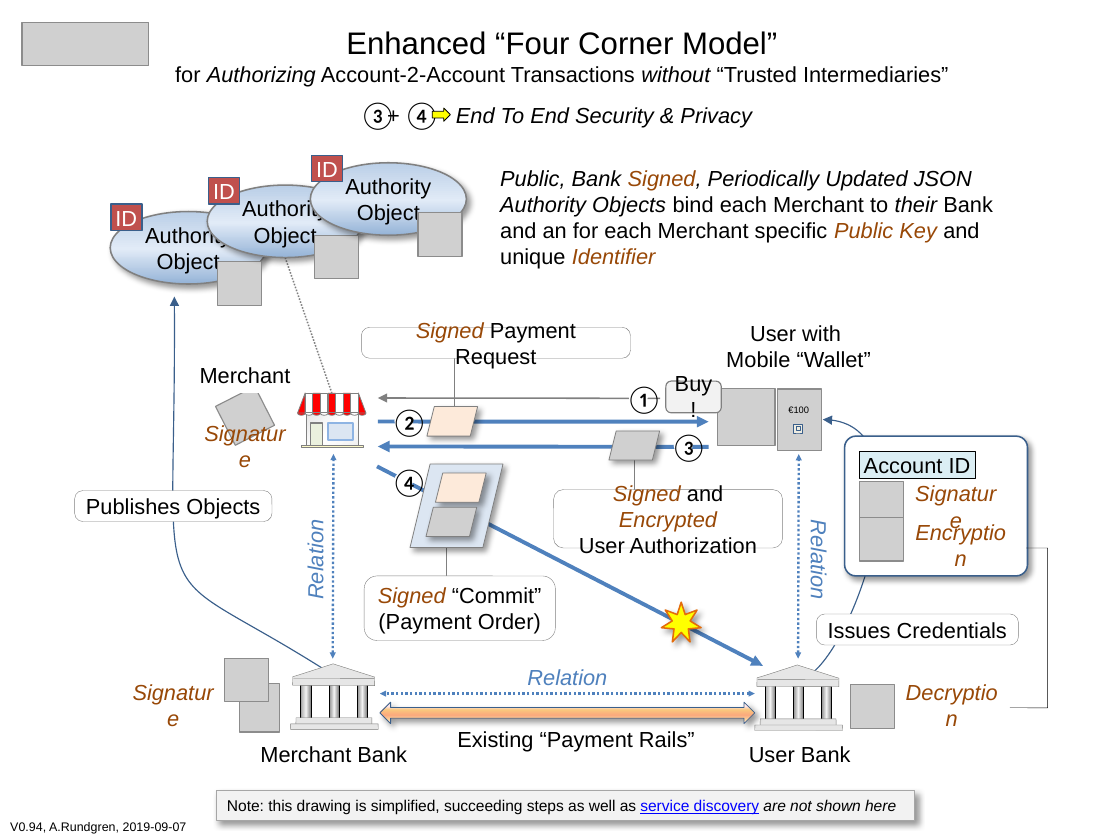
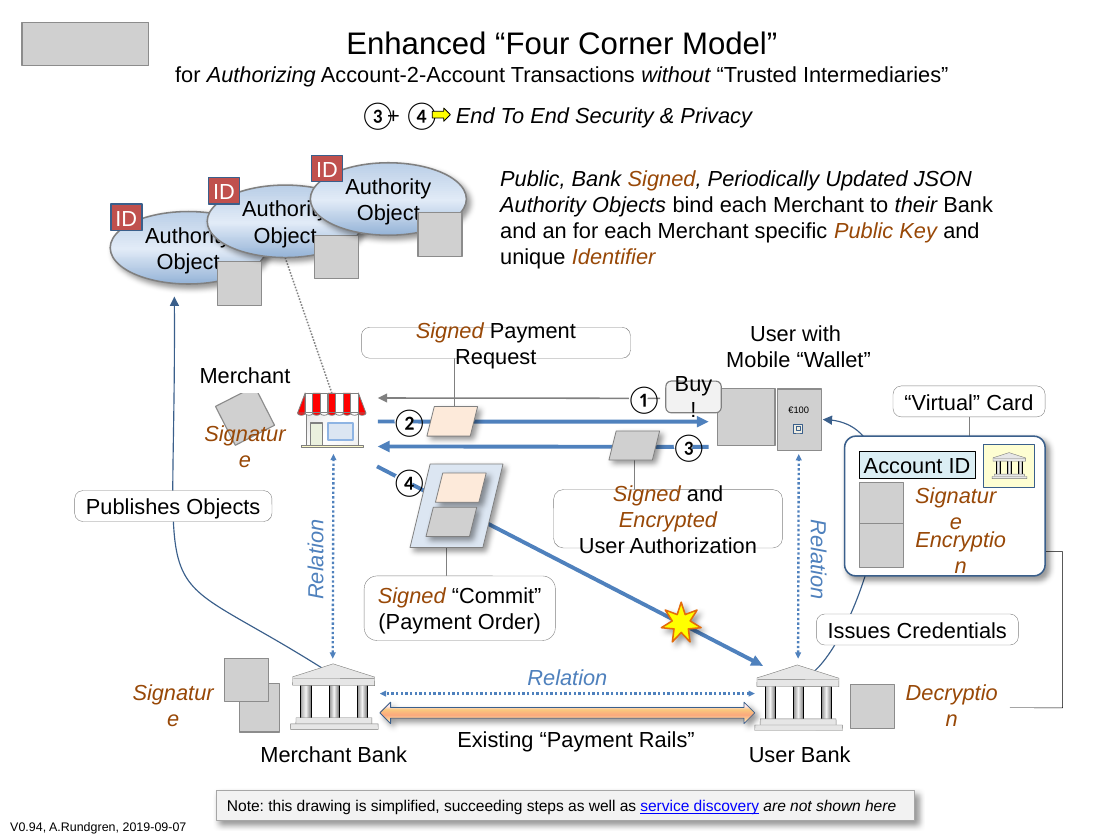
Before and after one commit to cyberphone/doc, a slide deck: slide 1 of saturn/enhanced-four-corner-model.pptx. Drawn at 1120x840 pixels with LibreOffice and Linux fonts; fonts in the diff are those of the drawing; grey boxes stand for pictures. Boxes give left, top, right and bottom in pixels: in the first picture for what was removed or moved away, otherwise in the second. Text is boxed around its words. In the diff, an @@ line names an element or a change of style, - is before the commit and + after.

```diff
--- a/saturn/enhanced-four-corner-model.pptx
+++ b/saturn/enhanced-four-corner-model.pptx
@@ rounded rectangle added at (893, 386, 1045, 418), fill #FFFFFF, outline #808080 0.25 pt, 14 pt, text #000000 @@
+“Virtual” Card
@@ line added from (969, 475) to (969, 417), #808080 0.25 pt @@
@@ rounded rectangle: place and size @@
-rounded rectangle at (844, 436, 1027, 576)
+rounded rectangle at (844, 436, 1045, 576)
@@ rectangle added at (983, 445, 1035, 488), fill #FEFED2, outline #3A5F8C 0.75 pt @@
@@ group added at (992, 452, 1027, 478): 3 rectangles, 3 freeform shapes, 1 line @@
@@ picture: place and size @@
-picture at (859, 517, 903, 561)
+picture at (859, 524, 903, 568)
@@ rounded rectangle "Encryption": place and size @@
-rounded rectangle "Encryption" at (904, 531, 1018, 560)
+rounded rectangle "Encryption" at (904, 536, 1018, 566)
@@ freeform shape: place and size @@
-freeform shape at (1010, 548, 1048, 708)
+freeform shape at (1010, 552, 1063, 708)
```
Also in this commit, not shown: 1 other file.
